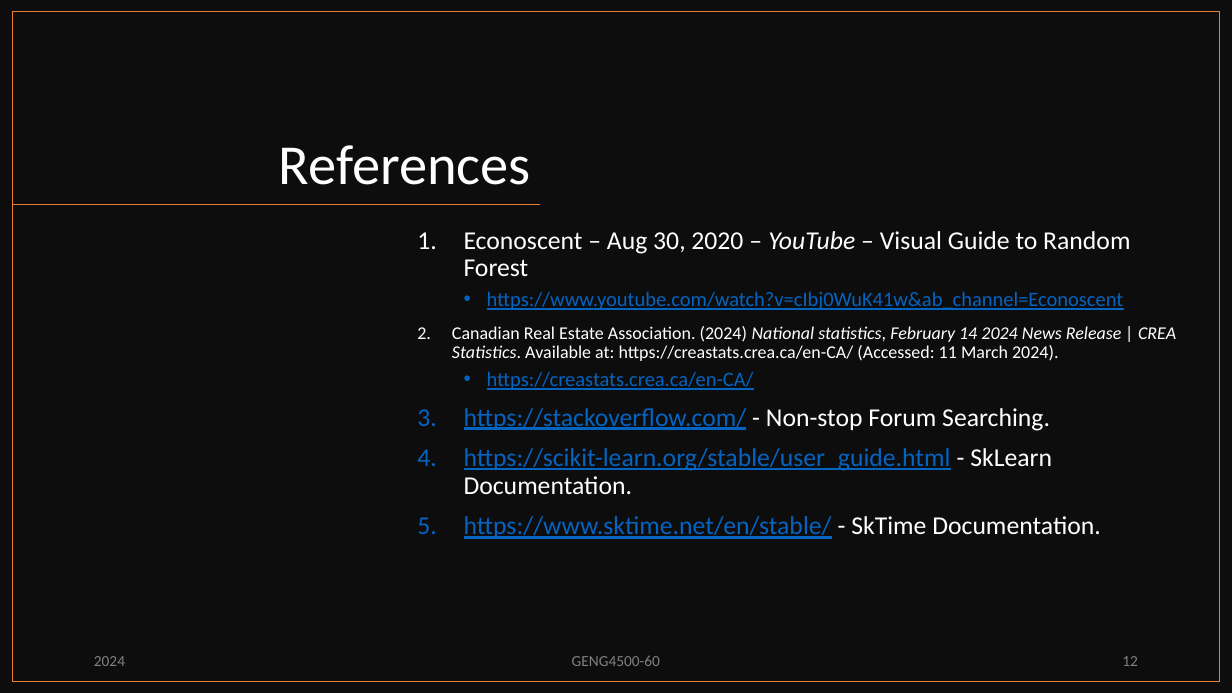
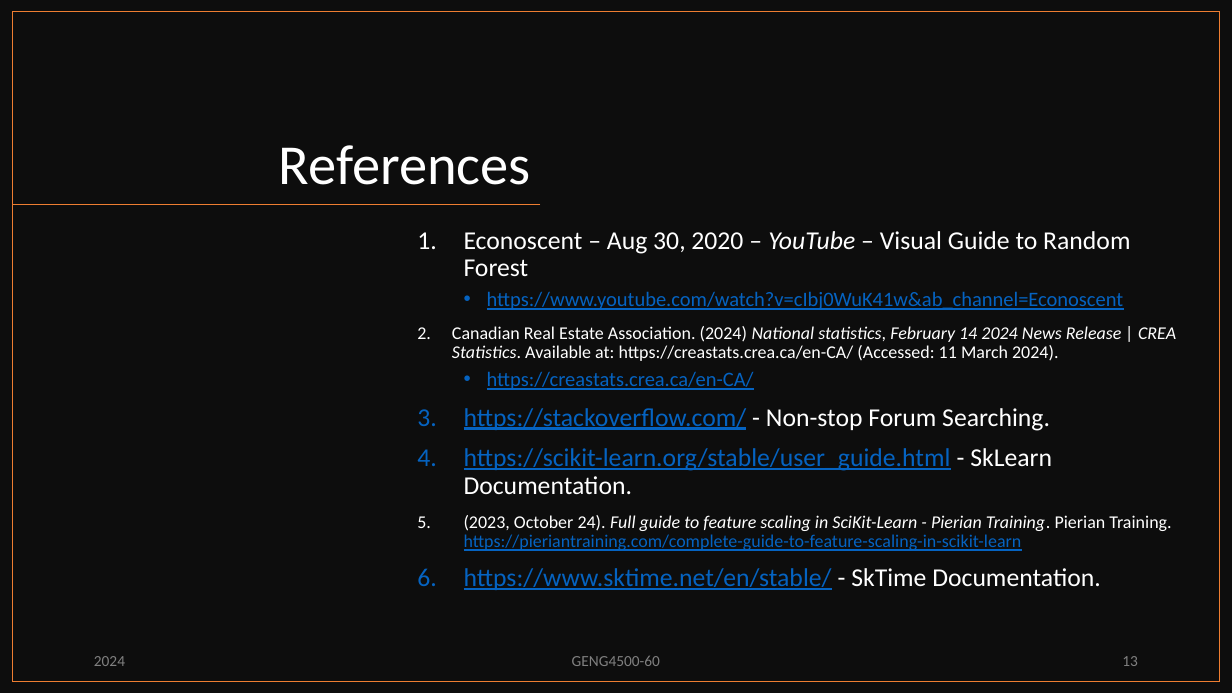
Before and after one commit to PMcTwist/Machine_Learn_Project, a slide deck: slide 13 of Presentation/ALI_Raymond_MAYNARD_Patrick_GENG4500_Final_presentation_2024.pptx (slide 12 before the commit). Drawn at 1232x693 pixels with LibreOffice and Linux fonts; fonts in the diff are those of the drawing. Boxes give left, top, right and bottom in pixels: in the first picture for what was removed or moved away, otherwise in the second. Text is boxed around its words. In the diff, an @@ line names an element or a change of style, - is before the commit and + after.

Commit message:
-Added code snippet slide for scaling
P@

```diff
--- a/Presentation/ALI_Raymond_MAYNARD_Patrick_GENG4500_Final_presentation_2024.pptx
+++ b/Presentation/ALI_Raymond_MAYNARD_Patrick_GENG4500_Final_presentation_2024.pptx
@@ text at [464,515,1171,551]: paragraph added @@
+5. (2023, October 24). Full guide to feature scaling in SciKit-Learn - Pierian Training. Pierian Training. https://pieriantraining.com/complete-guide-to-feature-scaling-in-scikit-learn
@@ page number at [1122,656,1138,666]: text changed @@
-12
+13
```
Also in this commit, not shown: 1 slide added.
